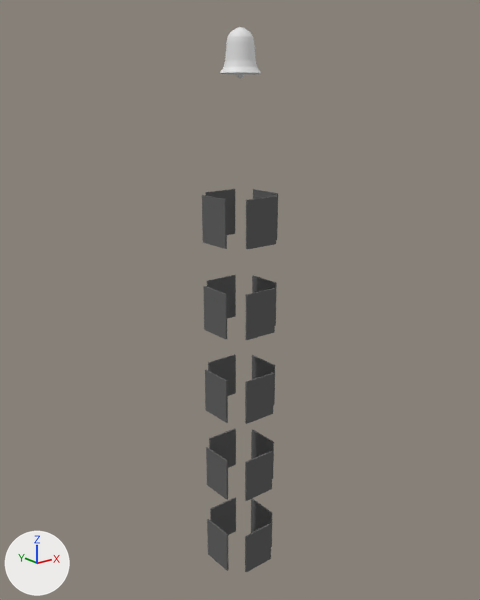
What one commit did to the Blender file Assets/Models/bellTower.blend.
The view is the same before and after, from a 50 mm lens placed at (-11.13, -13.89, 13.09), pointed at (0.1, 0.14, 7.48). The axes (+X, +Y, +Z) are drawn at lower left. The lights are the same throughout.

Objects in the first picture: 'bell', 'plane18'.
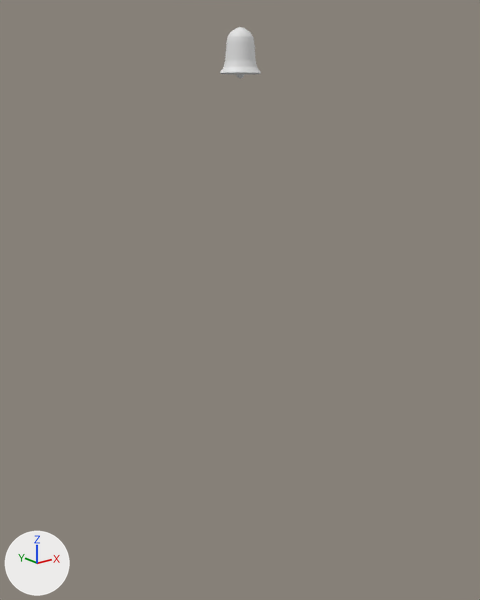
Commit message: fixed bell tower model

What differs and where, as boxes (x1, y1, x2, y2) in the pictures (480 x 600 px):
'plane18', deleted: before (202, 189, 278, 572)

Diff of the bpy script that builds the scene:
```diff
--- a/Assets/Models/bellTower.blend.py
+++ b/Assets/Models/bellTower.blend.py
@@ ob_plane18 @@
-ob_plane18 = bpy.data.objects.new('plane18', me_cube_018)
-ob_plane18.location = (0.0, -0.03, 13.07)
```
